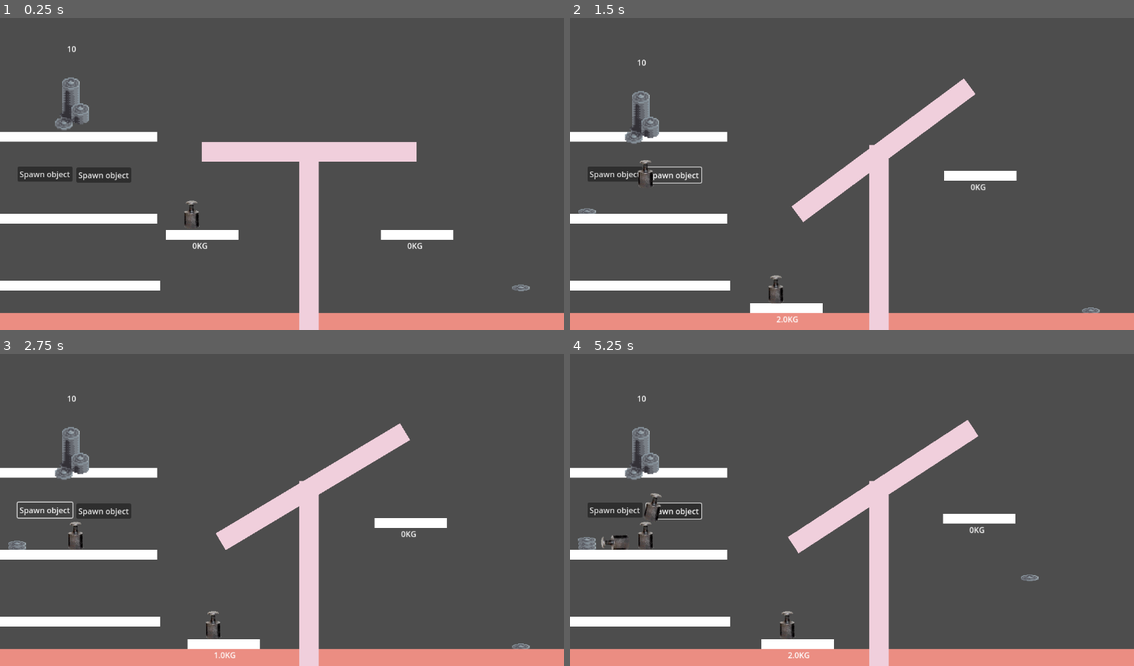
Above: before the commit, frames 1-4 (two rows, left to right).
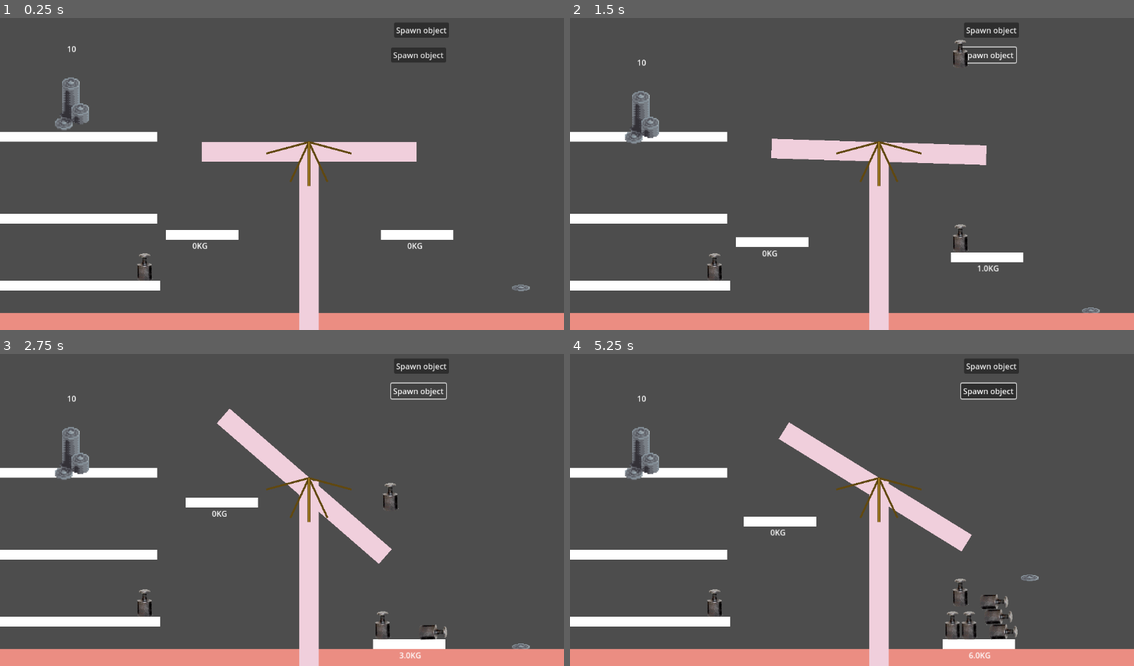
Above: after the commit, the same moments.

Repository: MancerDev/collabjam-prejam-trader
Game: Godot game, scene res://src/scenes/trade_scene/trade.tscn
The game is run twice, just before and just after one commit, with the same random seed, the same clock (stepped at 60 frames per second) and the same inputs.
Inputs (mouse positions are in pixels of both pictures, inside the frame that each line leads up to):
- Up to frame 1 (0.25 s): no input
- Up to frame 2 (1.5 s): click "Spawn object" at 0.5 s; click "Spawn object" at 1.25 s
- Up to frame 3 (2.75 s): click "Spawn object" at 2 s
- Up to frame 4 (5.25 s): click "Spawn object" at 2.75 s; click "Spawn object" at 3.5 s; click "Spawn object" at 4.25 s; drag from (1088, 647) to (908, 438) at 5.02 s

The runs differ from the first frame. In frame 1, 2.2% of the frame differs, in the area x 3-80%, y 1-84%; in frame 2, 7.7%; in frame 3, 8.2%; in frame 4, 9.1%, in the area x 1-80%, y 1-98%.

Commit message:
ScaleMeter added

Diff:
--- a/assets/draggable/draggable_object.gd
+++ b/assets/draggable/draggable_object.gd
@@ -10,7 +10,6 @@
 func _physics_process(delta):
 	if held:
 		global_transform.origin = get_global_mouse_position()
-
 
 
 func _on_input_event(viewport, event, shape_idx):
--- a/project.godot
+++ b/project.godot
@@ -18,3 +18,4 @@
 [global_group]
 
 pickable=""
+spawnerButton=""
--- a/src/scenes/trade_scene/coin_pile/coin_pile.tscn
+++ b/src/scenes/trade_scene/coin_pile/coin_pile.tscn
@@ -8,7 +8,7 @@
 [sub_resource type="RectangleShape2D" id="RectangleShape2D_una8w"]
 size = Vector2(106, 54)
 
-[node name="CoinPile" type="RigidBody2D"]
+[node name="CoinPile" type="RigidBody2D" groups=["spawner"]]
 input_pickable = true
 physics_material_override = SubResource("PhysicsMaterial_una8w")
 freeze_mode = 1
--- a/src/scenes/trade_scene/pickable/coin/coin.tscn
+++ b/src/scenes/trade_scene/pickable/coin/coin.tscn
@@ -3,10 +3,7 @@
 [ext_resource type="Script" uid="uid://boqv1mwqq2tfg" path="res://assets/draggable/coin/coin.gd" id="1_68odj"]
 [ext_resource type="Texture2D" uid="uid://2l3u5uwh14hi" path="res://assets/draggable/coin/coin15.png" id="2_5yhnk"]
 
-[sub_resource type="PhysicsMaterial" id="PhysicsMaterial_yyjhv"]
-friction = 0.5
-rough = true
-bounce = 0.05
+[sub_resource type="PhysicsMaterial" id="PhysicsMaterial_68odj"]
 
 [sub_resource type="CapsuleShape2D" id="CapsuleShape2D_hkbcu"]
 radius = 4.0
@@ -17,7 +14,7 @@
 collision_mask = 2
 input_pickable = true
 mass = 0.2
-physics_material_override = SubResource("PhysicsMaterial_yyjhv")
+physics_material_override = SubResource("PhysicsMaterial_68odj")
 freeze_mode = 1
 contact_monitor = true
 max_contacts_reported = 10
--- a/src/scenes/trade_scene/pickable/weight/weight.tscn
+++ b/src/scenes/trade_scene/pickable/weight/weight.tscn
@@ -14,6 +14,8 @@
 [node name="Weight" type="RigidBody2D" groups=["pickable"]]
 input_pickable = true
 physics_material_override = SubResource("PhysicsMaterial_yyjhv")
+center_of_mass_mode = 1
+center_of_mass = Vector2(0, 5)
 freeze_mode = 1
 contact_monitor = true
 max_contacts_reported = 10
--- /dev/null
+++ b/src/scenes/trade_scene/scale/ScaleMeter.gd
@@ -0,0 +1,7 @@
+extends Control
+
+
+func rotateArrow(angle):
+	$Arrow.rotation_degrees = angle;
+
+	pass
--- /dev/null
+++ b/src/scenes/trade_scene/scale/scale.gd
@@ -0,0 +1,12 @@
+extends Node2D
+
+func _physics_process(delta):
+	var angle = 0;
+	var currentWeightComparison = $ScalePlatformSelf.weight - $ScalePlatformOther.weight
+	if (!($ScalePlatformSelf.weight == 0) and !($ScalePlatformOther.weight == 0)):
+		if (currentWeightComparison > 0):
+			angle = ($ScalePlatformSelf.weight / $ScalePlatformOther.weight)*5
+		elif (currentWeightComparison < 0):
+			angle = ($ScalePlatformOther.weight / $ScalePlatformSelf.weight)*-5
+
+	$Control.rotateArrow(angle);
--- a/src/scenes/trade_scene/scale/scale.tscn
+++ b/src/scenes/trade_scene/scale/scale.tscn
@@ -1,11 +1,14 @@
-[gd_scene load_steps=4 format=3 uid="uid://dthhbje3265yb"]
+[gd_scene load_steps=6 format=3 uid="uid://dthhbje3265yb"]
 
+[ext_resource type="Script" uid="uid://cxd8h87sl2a7m" path="res://src/scenes/trade_scene/scale/scale.gd" id="1_5ltgm"]
 [ext_resource type="PackedScene" uid="uid://c2x2jgcjgw0o" path="res://src/scenes/trade_scene/scale/scale_platform/scale_platform.tscn" id="1_jnbmu"]
 [ext_resource type="PackedScene" uid="uid://ceyrlkfbsxx33" path="res://src/scenes/trade_scene/scale/scale_beam/scale_beam.tscn" id="2_8ksth"]
+[ext_resource type="PackedScene" uid="uid://t7kd12wjrt5n" path="res://src/scenes/trade_scene/scale/weight_meter/weight_meter.tscn" id="4_uo1kv"]
 
 [sub_resource type="PhysicsMaterial" id="PhysicsMaterial_8ksth"]
 
 [node name="Scale" type="Node2D"]
+script = ExtResource("1_5ltgm")
 
 [node name="ScalePlatformSelf" parent="." instance=ExtResource("1_jnbmu")]
 position = Vector2(-292, 169)
@@ -36,3 +39,5 @@
 position = Vector2(0, 5)
 node_a = NodePath("../ScaleBeamVertical")
 node_b = NodePath("../ScaleBeamHorizontal")
+
+[node name="Control" parent="." instance=ExtResource("4_uo1kv")]
--- a/src/scenes/trade_scene/scale/scale_platform/platform.gd
+++ b/src/scenes/trade_scene/scale/scale_platform/platform.gd
@@ -1,8 +1,9 @@
 extends RigidBody2D
 
+var weight = 0;
 
 func _physics_process(delta):
-	var weight = 0;
+	weight = 0;
 	var allCollidedBodies = [];
 	#
 	#for body in get_colliding_bodies():
@@ -12,7 +13,7 @@
 
 	allCollidedBodies.erase(self);
 	for body in allCollidedBodies:
-		weight += body.mass;
+		weight += round_to_dec(body.mass, 3);
 
 	$Label.text = str(weight)+"KG"
 
@@ -23,3 +24,6 @@
 		if (allCollidedBodies.count(body) == 0):
 			allCollidedBodies.push_front(body);
 			recursiveCollisionCheck(allCollidedBodies, body.get_colliding_bodies());
+
+func round_to_dec(num, digit):
+	return round(num * pow(10.0, digit)) / pow(10.0, digit)
--- /dev/null
+++ b/src/scenes/trade_scene/scale/scale_platform/scale_platform.gd
@@ -0,0 +1,6 @@
+extends RigidBody2D
+
+var weight = 0;
+
+func _physics_process(delta):
+	weight = $Platform.weight;
--- a/src/scenes/trade_scene/scale/scale_platform/scale_platform.tscn
+++ b/src/scenes/trade_scene/scale/scale_platform/scale_platform.tscn
@@ -1,7 +1,8 @@
-[gd_scene load_steps=5 format=3 uid="uid://c2x2jgcjgw0o"]
+[gd_scene load_steps=6 format=3 uid="uid://c2x2jgcjgw0o"]
 
 [ext_resource type="PackedScene" uid="uid://c3chfu73xi1l1" path="res://src/scenes/trade_scene/scale/scale_point/scale_point.tscn" id="1_r8ove"]
-[ext_resource type="Script" path="res://src/scenes/trade_scene/scale/scale_platform/platform.gd" id="2_a6err"]
+[ext_resource type="Script" uid="uid://b3aresg5eunwf" path="res://src/scenes/trade_scene/scale/scale_platform/scale_platform.gd" id="1_v5n52"]
+[ext_resource type="Script" uid="uid://c82ic5s7inldx" path="res://src/scenes/trade_scene/scale/scale_platform/platform.gd" id="2_a6err"]
 
 [sub_resource type="CircleShape2D" id="CircleShape2D_r8ove"]
 radius = 1.0
@@ -10,8 +11,9 @@
 size = Vector2(148, 20)
 
 [node name="ScalePlatform" type="RigidBody2D"]
-collision_layer = 2
-collision_mask = 2
+collision_layer = 0
+collision_mask = 0
+script = ExtResource("1_v5n52")
 
 [node name="CollisionShape2D" type="CollisionShape2D" parent="."]
 position = Vector2(73, -129)
--- /dev/null
+++ b/src/scenes/trade_scene/scale/weight_meter/weight_meter.tscn
@@ -0,0 +1,63 @@
+[gd_scene load_steps=2 format=3 uid="uid://t7kd12wjrt5n"]
+
+[ext_resource type="Script" uid="uid://bb4o0rh47mqqa" path="res://src/scenes/trade_scene/scale/ScaleMeter.gd" id="1_b0ttw"]
+
+[node name="Control" type="Control"]
+layout_mode = 3
+anchors_preset = 0
+offset_left = -20.0
+offset_right = 20.0
+offset_bottom = 40.0
+script = ExtResource("1_b0ttw")
+
+[node name="RightBoundary" type="ColorRect" parent="."]
+layout_mode = 0
+offset_left = 18.0
+offset_right = 22.0
+offset_bottom = 90.0
+rotation = -1.309
+pivot_offset = Vector2(2, 0)
+color = Color(0.379297, 0.282855, 0.0607545, 1)
+
+[node name="RightBoundary2" type="ColorRect" parent="."]
+layout_mode = 0
+offset_left = 18.0
+offset_right = 22.0
+offset_bottom = 90.0
+rotation = -0.436332
+pivot_offset = Vector2(2, 0)
+color = Color(0.379297, 0.282855, 0.0607545, 1)
+
+[node name="LeftBoundary2" type="ColorRect" parent="."]
+layout_mode = 0
+offset_left = 18.0
+offset_right = 22.0
+offset_bottom = 90.0
+rotation = 0.436332
+pivot_offset = Vector2(2, 0)
+color = Color(0.379297, 0.282855, 0.0607545, 1)
+
+[node name="LeftBoundary" type="ColorRect" parent="."]
+layout_mode = 0
+offset_left = 18.0
+offset_right = 22.0
+offset_bottom = 90.0
+rotation = 1.309
+pivot_offset = Vector2(2, 0)
+color = Color(0.379297, 0.282855, 0.0607545, 1)
+
+[node name="Middle" type="ColorRect" parent="."]
+layout_mode = 0
+offset_left = 17.0
+offset_right = 23.0
+offset_bottom = 90.0
+pivot_offset = Vector2(2, 0)
+color = Color(0.379297, 0.282855, 0.0607545, 1)
+
+[node name="Arrow" type="ColorRect" parent="."]
+layout_mode = 0
+offset_left = 19.0
+offset_right = 21.0
+offset_bottom = 90.0
+pivot_offset = Vector2(1, 0)
+color = Color(0.763274, 0.58208, 0.166103, 1)
--- a/src/scenes/trade_scene/spawner/spawnerButton.tscn
+++ b/src/scenes/trade_scene/spawner/spawnerButton.tscn
@@ -3,7 +3,7 @@
 [ext_resource type="Script" uid="uid://kn8lghrvwq3" path="res://src/scenes/trade_scene/spawner/spawner_button.gd" id="1_dawkb"]
 [ext_resource type="PackedScene" uid="uid://dnhsscnbu1k31" path="res://src/scenes/trade_scene/pickable/coin/coin.tscn" id="2_t4e06"]
 
-[node name="spawnerButton" type="Button"]
+[node name="spawnerButton" type="Button" groups=["spawnerButton"]]
 offset_right = 36.0
 offset_bottom = 11.0
 text = "Spawn object"
--- a/src/scenes/trade_scene/spawner/spawner_button.gd
+++ b/src/scenes/trade_scene/spawner/spawner_button.gd
@@ -1,9 +1,19 @@
 extends Button
 
+signal clicked
+
+
+			#update_quantity(quantity - 1)
+#
+#func _on_button_down() -> void:
+	#var scene =.instantiate();
+	#var object = scene;
+	#self.clicked.connect()
+	#add_child(object);
+	#pass # Replace with function body.
 
 
 func _on_button_down() -> void:
-	var scene = get_meta("SpawnableObject").instantiate();
-	var object = scene;
-	add_child(object);
-	pass # Replace with function body.
+	print("clicked")
+	clicked.emit(self, get_meta("SpawnableObject"))
+	pass
--- a/src/scenes/trade_scene/trade.gd
+++ b/src/scenes/trade_scene/trade.gd
@@ -6,7 +6,10 @@
 		node.clicked.connect(_on_pickable_object_clicked)
 	for node in get_tree().get_nodes_in_group("spawner"):
 		print("as")
-		node.clicked.connect(_on_spawner_object_clicked)
+		node.clicked.connect(_on_spawner_object_grab)
+	for node in get_tree().get_nodes_in_group("spawnerButton"):
+		print("as")
+		node.clicked.connect(_on_spawner_object_click)
 
 
 func _unhandled_input(event):
@@ -22,10 +25,20 @@
 		object.pickup()
 		held_object = object
 
-func _on_spawner_object_clicked(spawner, spawnable):
+func _on_spawner_object_grab(spawner, spawnable):
 	print("a")
 	var scene = spawnable.instantiate();
 	var object = scene;
 	add_child(object);
 	object.clicked.connect(_on_pickable_object_clicked)
 	_on_pickable_object_clicked(object)
+
+
+func _on_spawner_object_click(spawner, spawnable):
+	print("a")
+	var scene = spawnable.instantiate();
+	var object = scene;
+	add_child(object);
+	object.position = spawner.position;
+	object.clicked.connect(_on_pickable_object_clicked)
+	#_on_pickable_object_clicked(object)
--- a/src/scenes/trade_scene/trade.tscn
+++ b/src/scenes/trade_scene/trade.tscn
@@ -12,7 +12,7 @@
 [node name="Trade" type="Node2D"]
 script = ExtResource("1_08on2")
 
-[node name="Coin" parent="." instance=ExtResource("1_s8xmh")]
+[node name="Coin" parent="." groups=["spawnerButton"] instance=ExtResource("1_s8xmh")]
 position = Vector2(1065, 533)
 
 [node name="Floor" parent="." instance=ExtResource("3_cll2m")]
@@ -22,25 +22,25 @@
 position = Vector2(631, 263)
 
 [node name="RigidBody2D" parent="." instance=ExtResource("5_6yv3a")]
-position = Vector2(393, 391)
+position = Vector2(297, 516)
 
 [node name="Button" parent="." instance=ExtResource("6_k2hu4")]
-offset_left = 36.0
-offset_top = 313.0
-offset_right = 148.0
-offset_bottom = 344.0
+offset_left = 805.0
+offset_top = 18.0
+offset_right = 917.0
+offset_bottom = 49.0
 
 [node name="Button2" parent="." instance=ExtResource("6_k2hu4")]
-offset_left = 156.0
-offset_top = 315.0
-offset_right = 268.0
-offset_bottom = 346.0
+offset_left = 799.0
+offset_top = 69.0
+offset_right = 911.0
+offset_bottom = 100.0
 metadata/SpawnableObject = ExtResource("5_6yv3a")
 
 [node name="Shelf" parent="." instance=ExtResource("7_1jg2i")]
 position = Vector2(-12, 252)
 
-[node name="CoinPile" parent="." groups=["spawner"] instance=ExtResource("8_mucam")]
+[node name="CoinPile" parent="." instance=ExtResource("8_mucam")]
 position = Vector2(146, 155)
 quantity = 10
 
Not shown, added: src/scenes/trade_scene/scale/ScaleMeter.gd.uid
Not shown, added: src/scenes/trade_scene/scale/scale.gd.uid
Not shown, added: src/scenes/trade_scene/scale/scale_platform/scale_platform.gd.uid
